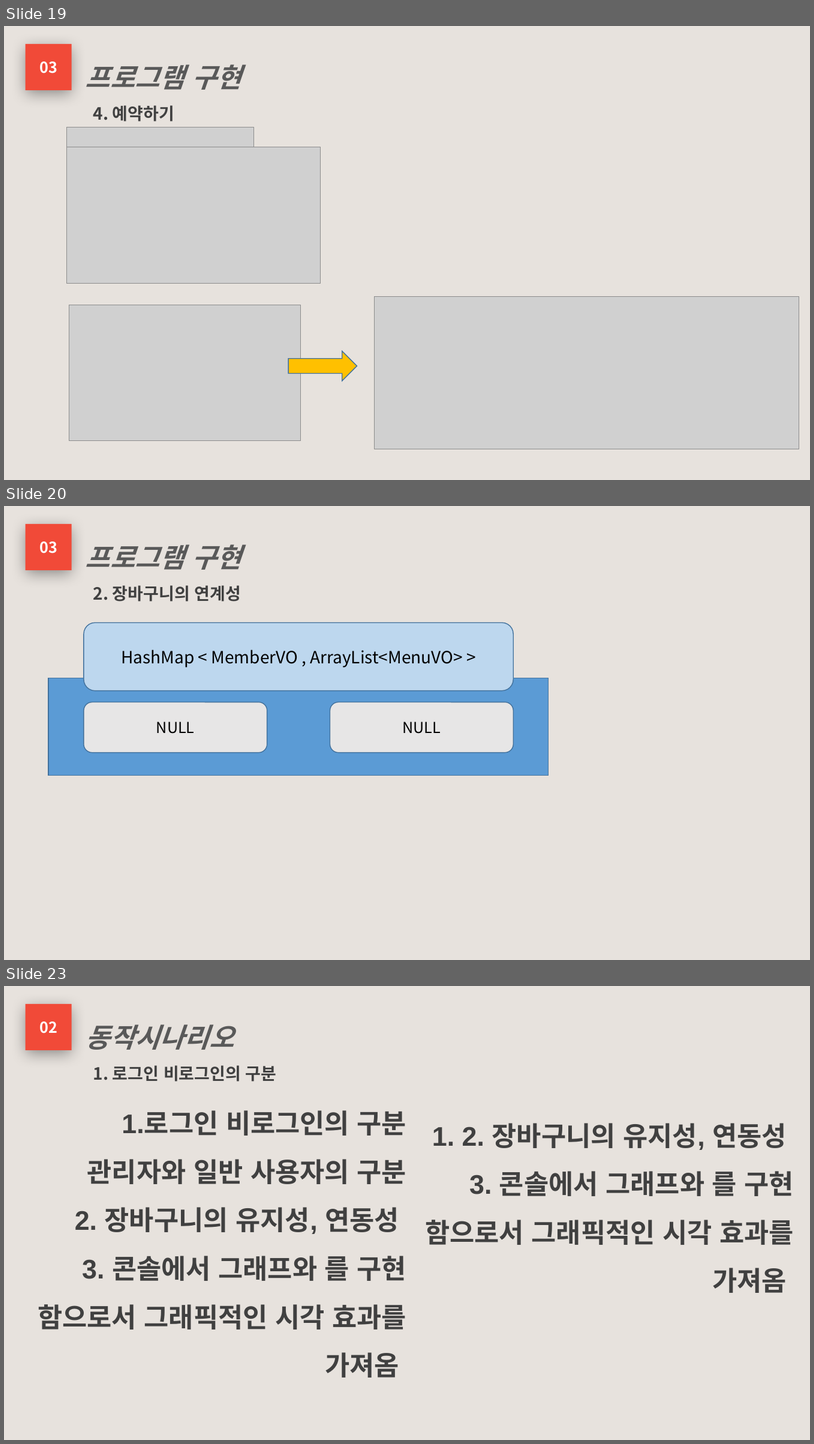
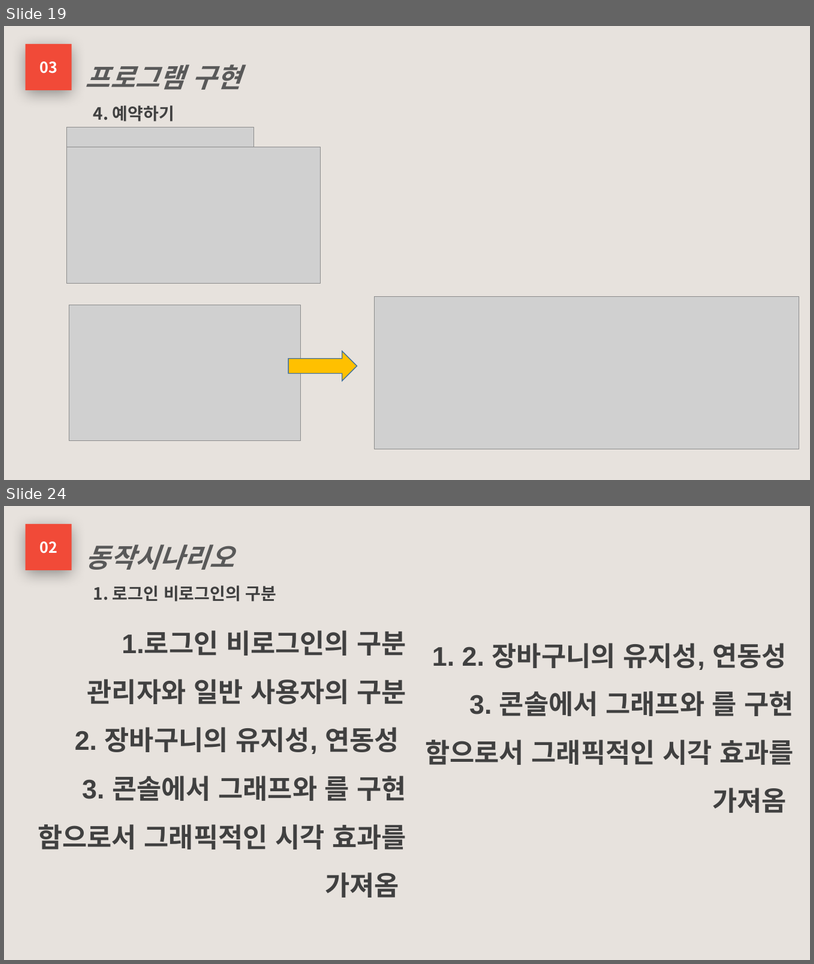
Before and after one commit to phoresis92/restaurant, a slide deck: 프로젝트 기획서/프로젝트 계획서.pptx. Shown one above the other, each under a label of ours: slides 19, 20 and 23 before the commit, slides 19 and 24 after it; the slides between them are not shown. The pictures are 814x1444 and 814x964 pixels, drawn with LibreOffice and Linux fonts; fonts in the diff are those of the drawing; grey boxes stand for pictures. Boxes give left, top, right and bottom in pixels: in the first picture for what was removed or moved away, otherwise in the second. Text is boxed around its words. In the diff, an @@ line names an element or a change of style, - is before the commit and + after.

```diff
--- a/프로젝트 기획서/프로젝트 계획서.pptx
+++ b/프로젝트 기획서/프로젝트 계획서.pptx
@@ slide 20 removed at (x1=4, y1=506, x2=810, y2=960), background #E7E2DD @@
@@ rectangle removed at (x1=25, y1=524, x2=71, y2=570) @@
-03
@@ text removed at (x1=86, y1=544, x2=241, y2=570) @@
-프로그램 구현
@@ text removed at (x1=93, y1=585, x2=241, y2=601) @@
-2. 장바구니의 연계성
@@ group removed at (x1=49, y1=623, x2=549, y2=775): 3 rounded rectangles, 1 rectangle @@
-NULL
-NULL
-HashMap < MemberVO , ArrayList<MenuVO> >
@@ what was slide 23 is now slide 24 @@
```
Also in this commit, not shown: 2 slides changed, 5 slides added, 2 other slides removed, 30 other files.
